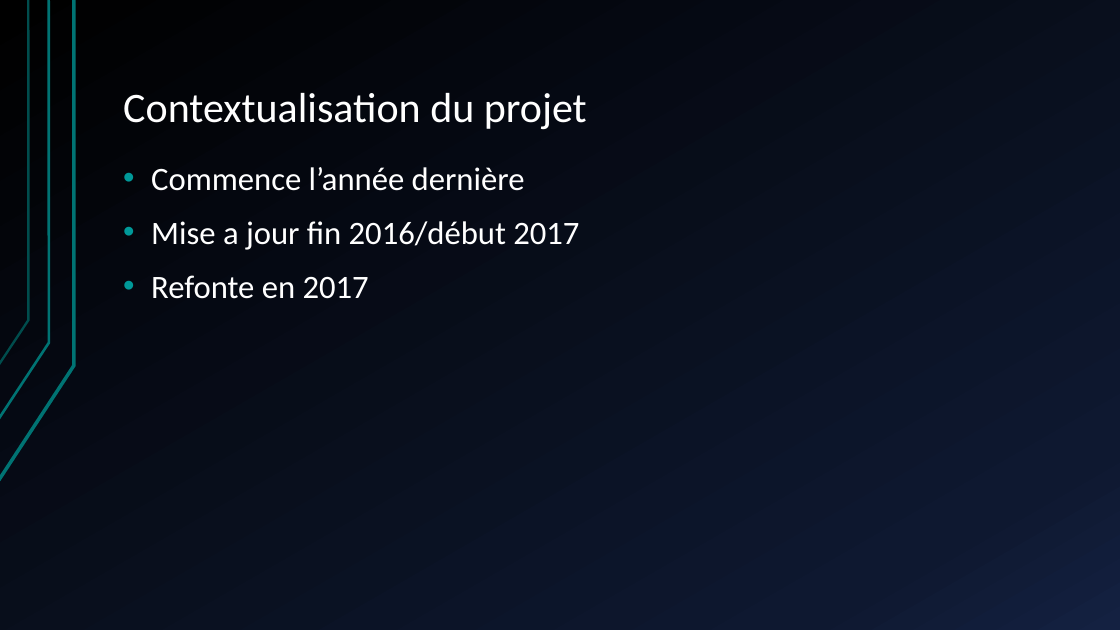
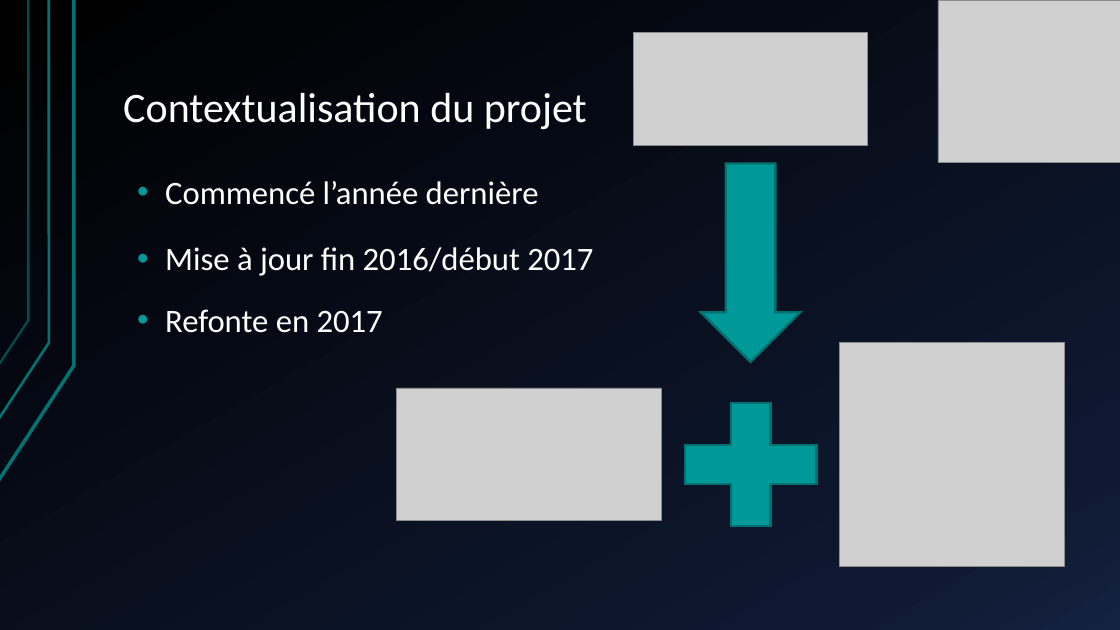
Before and after one commit to Pluume/Timbreuse2.0, a slide deck: slide 2 of Documents/Timbreuse presv1.pptx. Drawn at 1120x630 pixels with LibreOffice and Linux fonts; fonts in the diff are those of the drawing; grey boxes stand for pictures. Boxes give left, top, right and bottom in pixels: in the first picture for what was removed or moved away, otherwise in the second. Text is boxed around its words. In the diff, an @@ line names an element or a change of style, - is before the commit and + after.

Commit message:
02/06 Presentation

```diff
--- a/Documents/Timbreuse presv1.pptx
+++ b/Documents/Timbreuse presv1.pptx
@@ picture added at (938,1,1120,163) @@
@@ picture added at (634,33,868,145) @@
@@ down arrow added at (701,164,800,362), fill #009999, outline #007171 2 pt @@
@@ text added at (165,181,539,205), 28 pt, text #FFFFFF @@
+• Commencé l’année dernière
@@ text at (165,247,593,276): text changed @@
-• Commence l’année dernière
-• Mise a jour fin 2016/début 2017
-• Refonte en 2017
+• Mise à jour fin 2016/début 2017
@@ text added at (165,309,383,333), 28 pt, text #FFFFFF @@
+• Refonte en 2017
@@ picture added at (840,342,1065,566) @@
@@ picture added at (396,388,661,521) @@
@@ plus sign added at (661,381,840,549), fill #009999, outline #007171 2 pt @@
```
Also in this commit, not shown: 2 other slides changed, 10 slides added, 1 slide removed, 5 other files.
